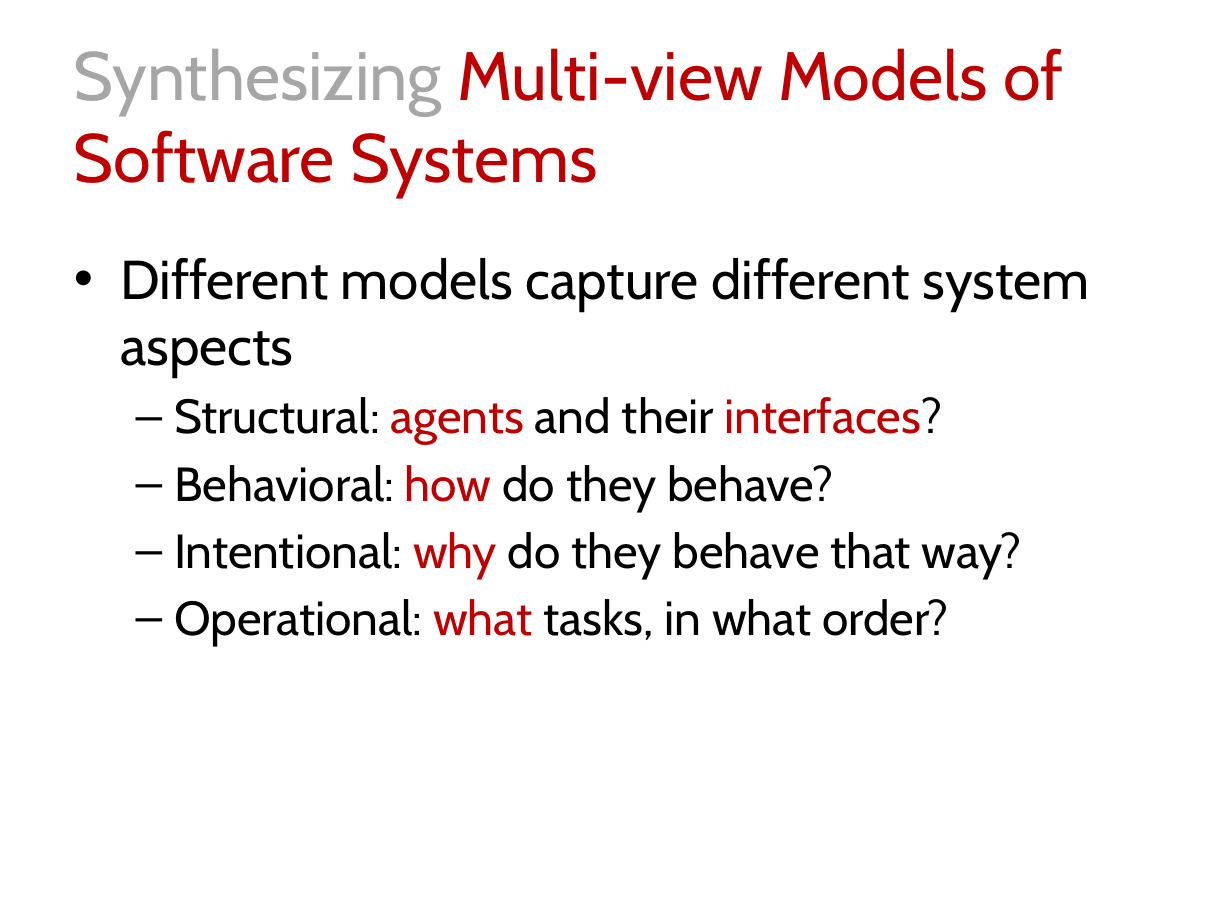
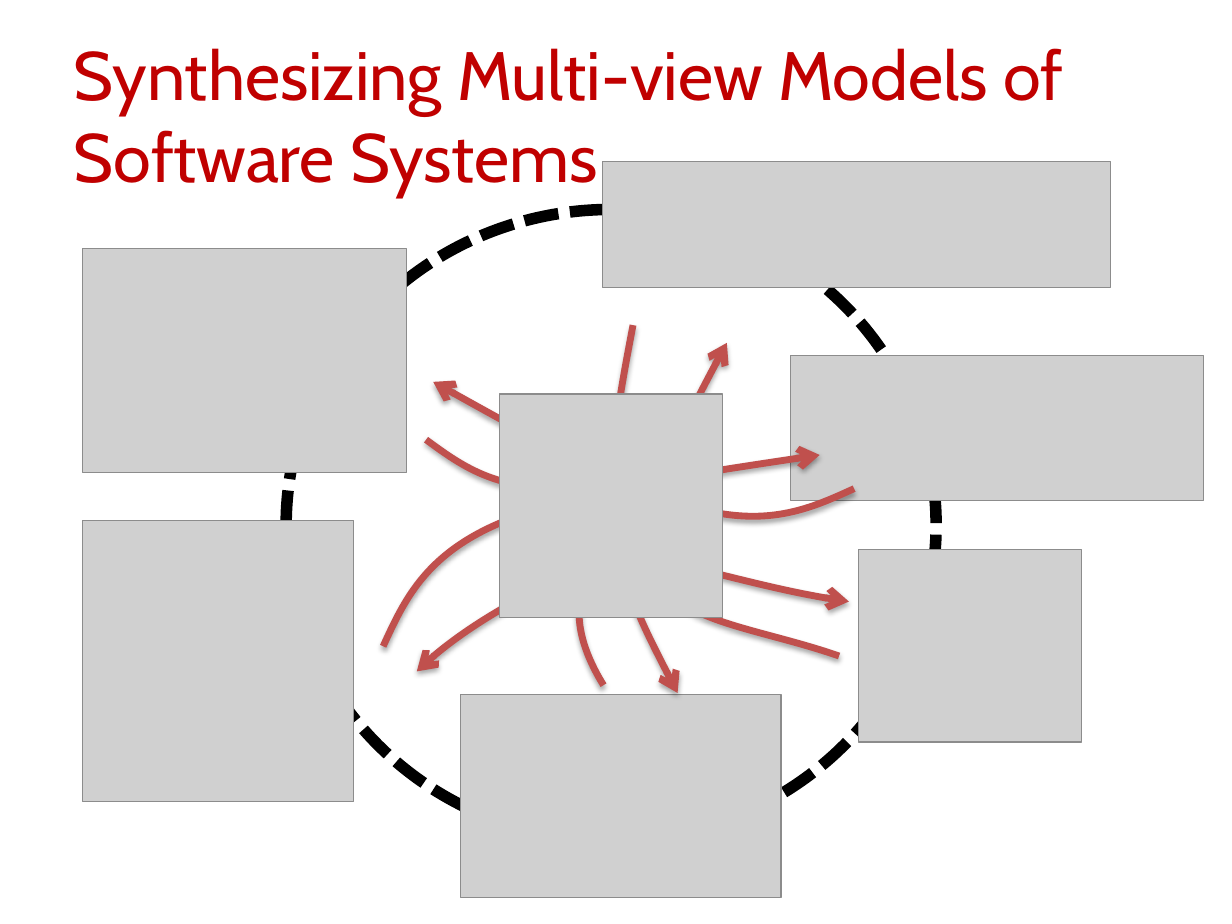
Before and after one commit to blambeau/phd, a slide deck: slide 35 of public-defense/slides.pptx (slide 14 before the commit). Drawn at 1232x924 pixels with LibreOffice and Linux fonts; fonts in the diff are those of the drawing; grey boxes stand for pictures. Boxes give left, top, right and bottom in pixels: in the first picture for what was removed or moved away, otherwise in the second. Text is boxed around its words. In the diff, an @@ line names an element or a change of style, - is before the commit and + after.

```diff
--- a/public-defense/slides.pptx
+++ b/public-defense/slides.pptx
@@ title "Synthesizing Multi-view Models of Software ..." at bbox=[74, 48, 1063, 197]: text colour #A6A6A6 to #C00000 in "Synthesizing" @@
@@ text removed at bbox=[120, 258, 1090, 646] @@
-• Different models capture different system aspects
-  – Structural: agents and their interfaces?
-  – Behavioral: how do they behave?
-  – Intentional: why do they behave that way?
-  – Operational: what tasks, in what order?
@@ freeform shape added at bbox=[607, 325, 678, 694], outline #C0504D 4 pt @@
@@ freeform shape added at bbox=[636, 342, 839, 655], outline #C0504D 4 pt @@
@@ freeform shape added at bbox=[434, 382, 855, 527], outline #C0504D 4 pt @@
@@ picture added at bbox=[500, 394, 723, 617] @@
@@ freeform shape added at bbox=[426, 440, 658, 492], outline #C0504D 4 pt @@
@@ freeform shape added at bbox=[383, 455, 819, 646], outline #C0504D 4 pt @@
@@ group added at bbox=[83, 161, 1204, 898]: 6 pictures, 1 ellipse @@
@@ freeform shape added at bbox=[416, 549, 654, 671], outline #C0504D 4 pt @@
@@ freeform shape added at bbox=[568, 549, 849, 685], outline #C0504D 4 pt @@
```
Also in this commit, not shown: 24 other slides changed, 15 slides added, 17 other files.
